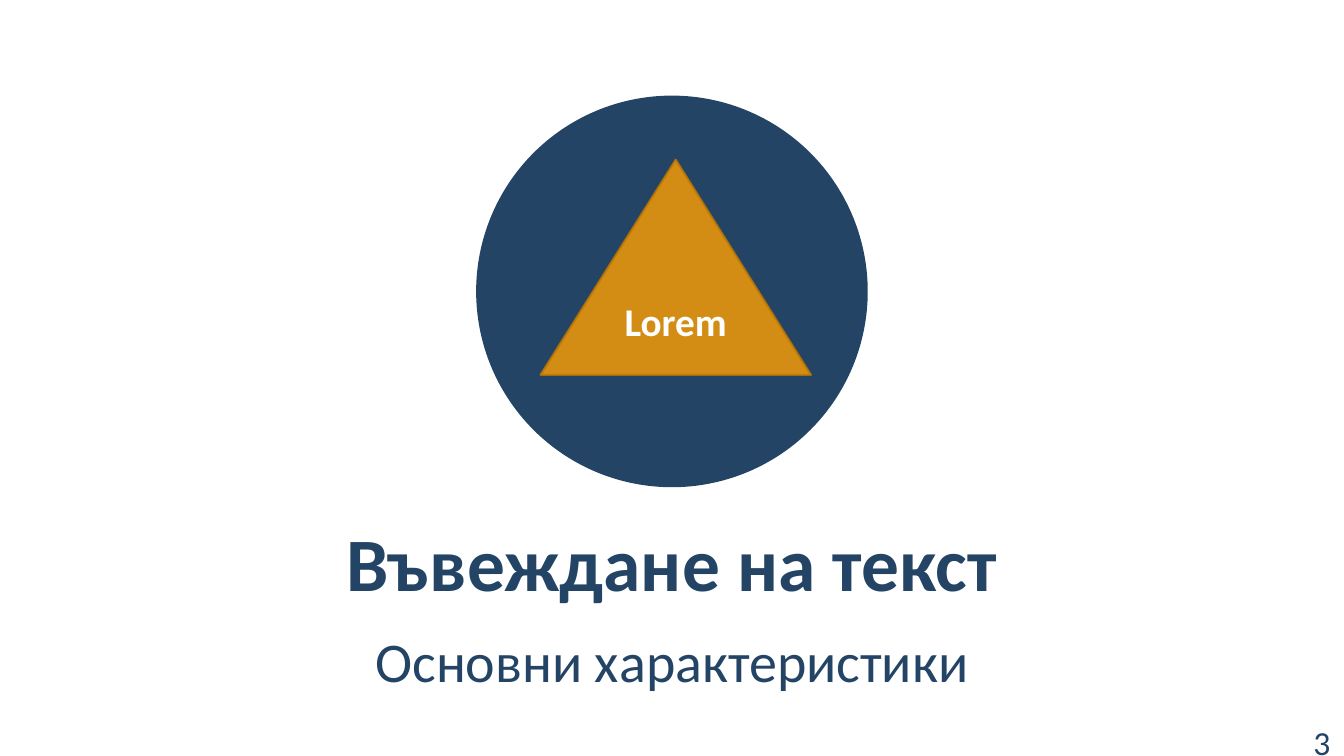
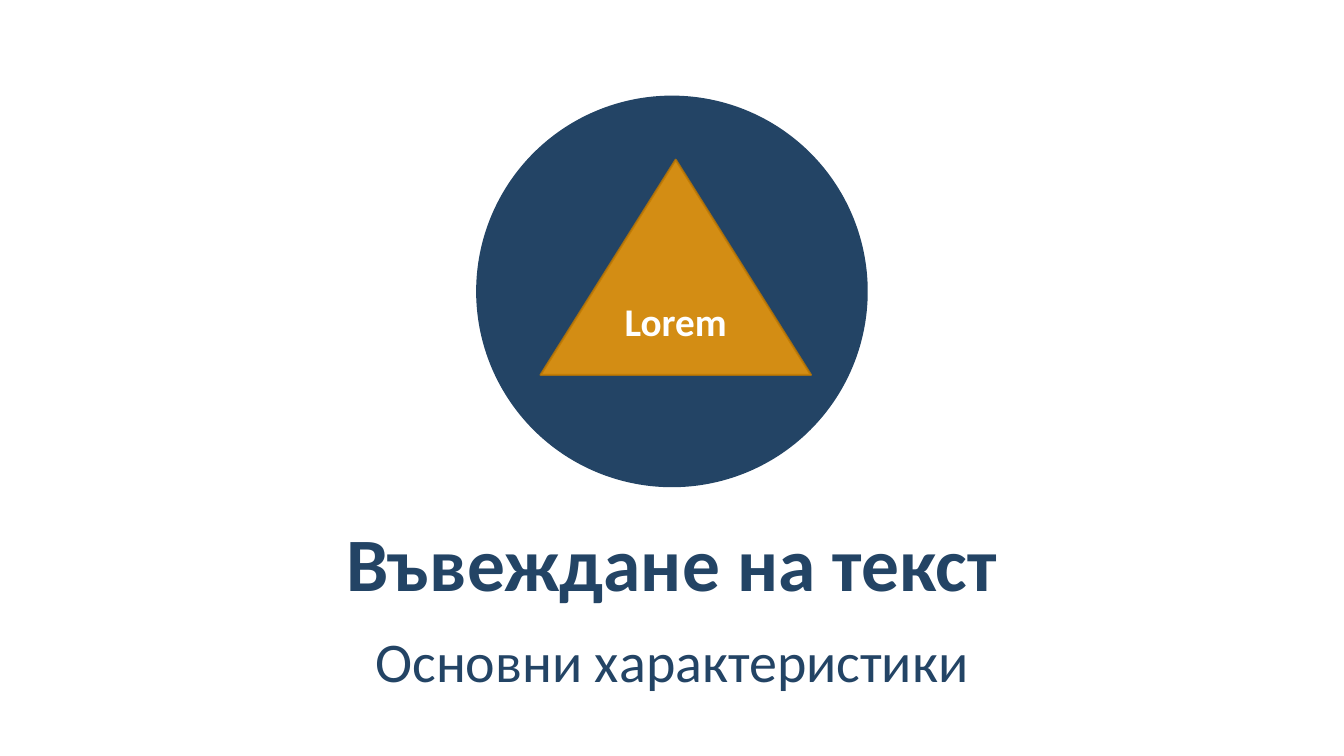
Before and after one commit to BG-IT-Edu/School-Programming, a slide deck: slide 3 of Courses/Computer-Modeling-and-IT/Computer-Modeling-and-IT-5-Class/14-Convert-and-Insert-Text-Into-a-Graphic-Image/14-Convert-and-Insert-Text-Into-a-Graphic-Image.pptx. Drawn at 1344x756 pixels with LibreOffice and Linux fonts; fonts in the diff are those of the drawing. Boxes give left, top, right and bottom in pixels: in the first picture for what was removed or moved away, otherwise in the second. Text is boxed around its words. In the diff, an @@ line names an element or a change of style, - is before the commit and + after.

```diff
--- a/Courses/Computer-Modeling-and-IT/Computer-Modeling-and-IT-5-Class/14-Convert-and-Insert-Text-Into-a-Graphic-Image/14-Convert-and-Insert-Text-Into-a-Graphic-Image.pptx
+++ b/Courses/Computer-Modeling-and-IT/Computer-Modeling-and-IT-5-Class/14-Convert-and-Insert-Text-Into-a-Graphic-Image/14-Convert-and-Insert-Text-Into-a-Graphic-Image.pptx
@@ page number removed at (1313,733,1330,756) @@
-3
```
Also in this commit, not shown: 6 other slides changed.
